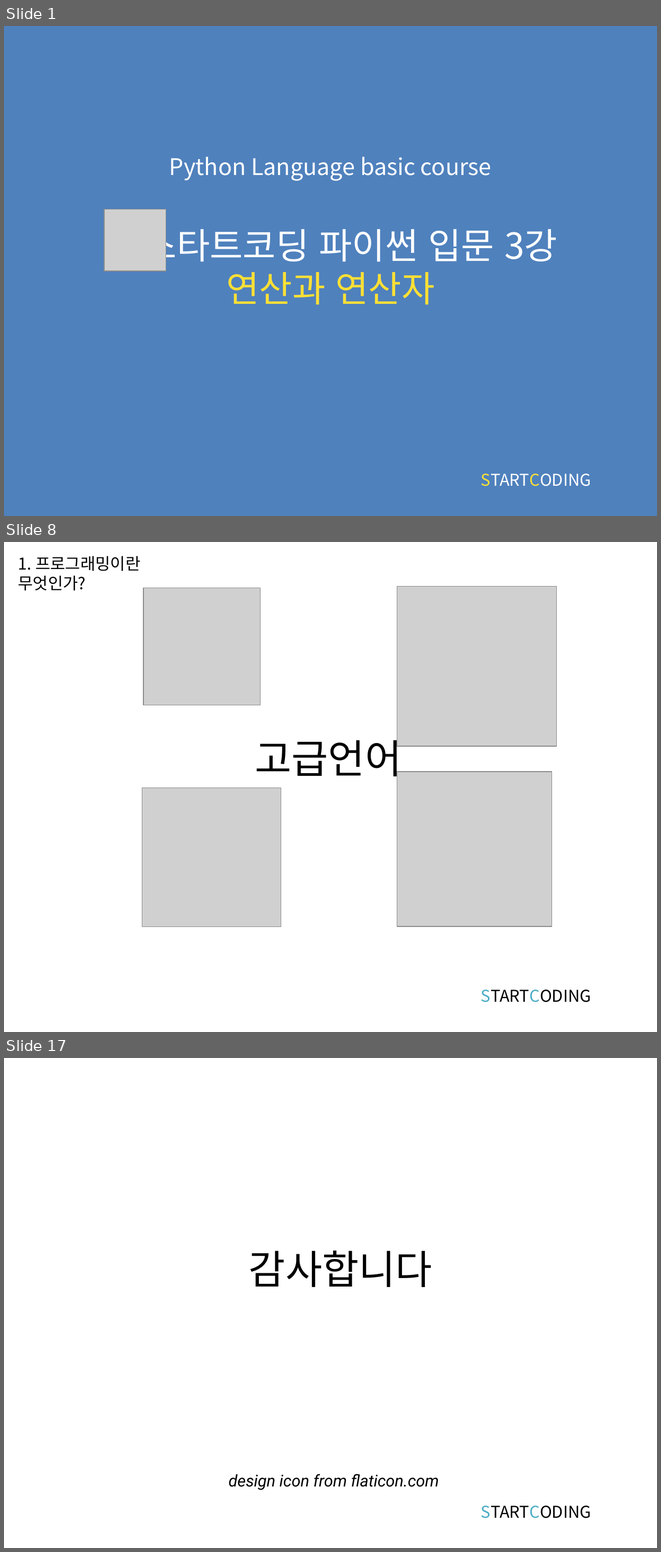
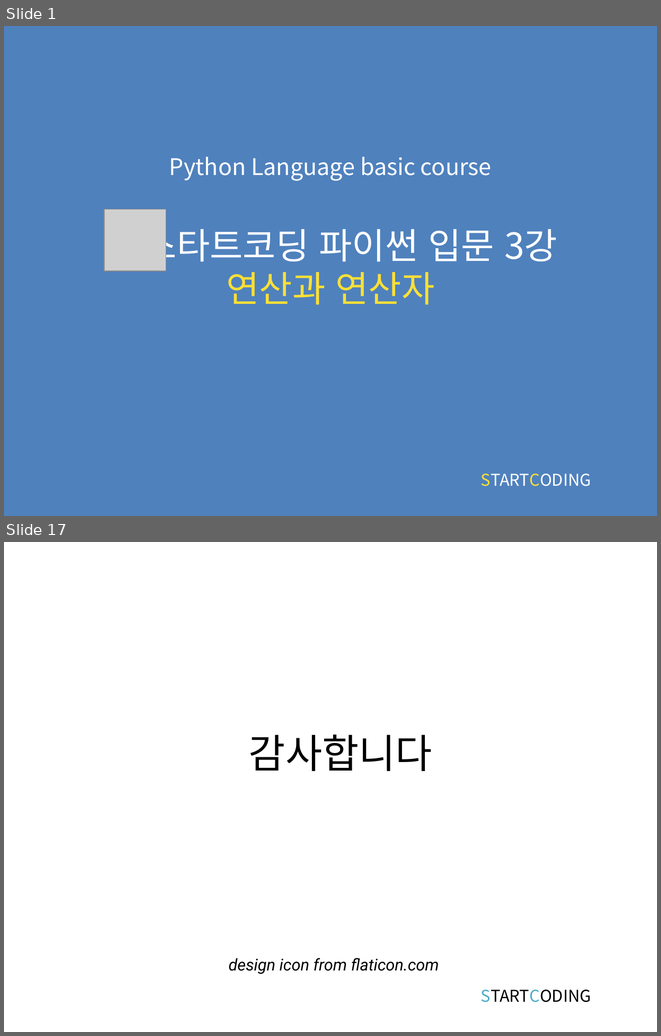
Before and after one commit to kwonkijun/python, a slide deck: 파이썬기초(PPT)/파이썬 기초 3강_연산과 연산자.pptx. Shown one above the other, each under a label of ours: slides 1, 8 and 17 before the commit, slides 1 and 17 after it; the slides between them are not shown. The pictures are 661x1552 and 661x1036 pixels, drawn with LibreOffice and Linux fonts; fonts in the diff are those of the drawing; grey boxes stand for pictures. Boxes give left, top, right and bottom in pixels: in the first picture for what was removed or moved away, otherwise in the second. Text is boxed around its words. In the diff, an @@ line names an element or a change of style, - is before the commit and + after.

```diff
--- a/파이썬기초(PPT)/파이썬 기초 3강_연산과 연산자.pptx
+++ b/파이썬기초(PPT)/파이썬 기초 3강_연산과 연산자.pptx
@@ slide 8 removed at bbox=[4, 542, 657, 1032], background #FFFFFF @@
@@ text removed at bbox=[18, 556, 140, 591] @@
-1. 프로그래밍이란 무엇인가?
@@ picture removed at bbox=[143, 588, 260, 705] @@
@@ picture removed at bbox=[397, 587, 557, 747] @@
@@ title removed at bbox=[255, 732, 402, 783] @@
-고급언어
@@ picture removed at bbox=[397, 771, 552, 926] @@
@@ picture removed at bbox=[142, 787, 282, 927] @@
@@ text removed at bbox=[481, 989, 591, 1002] @@
-STARTCODING
```
Also in this commit, not shown: 2 slides changed, 13 slides added, 12 other slides removed, 6 other files.
